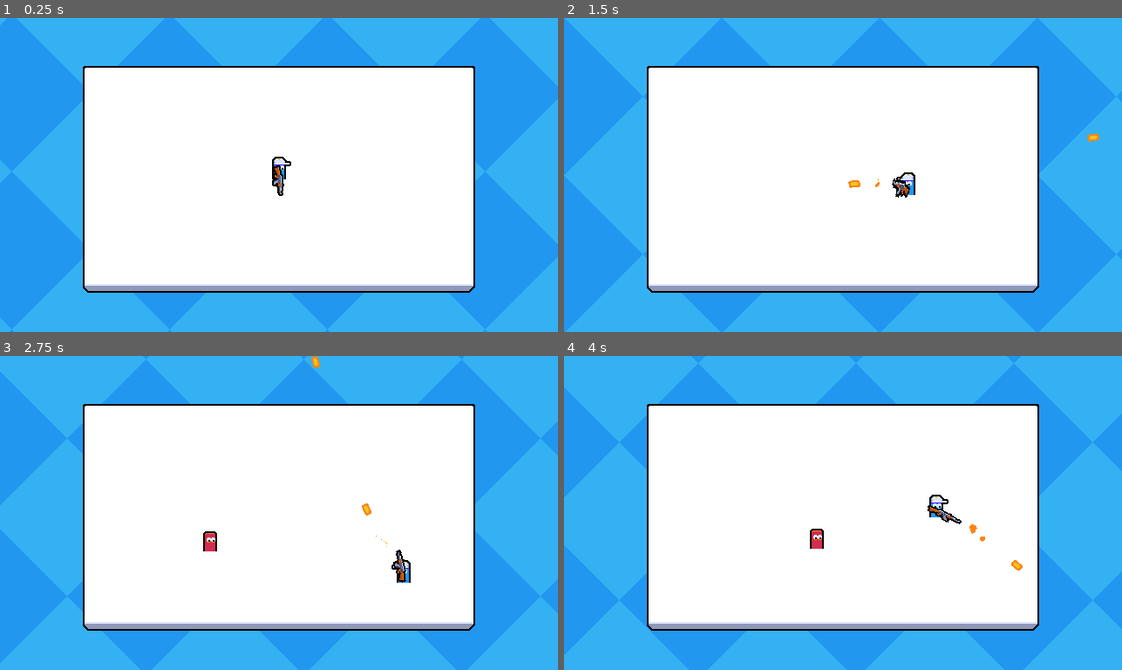
Above: before the commit, frames 1-4 (two rows, left to right).
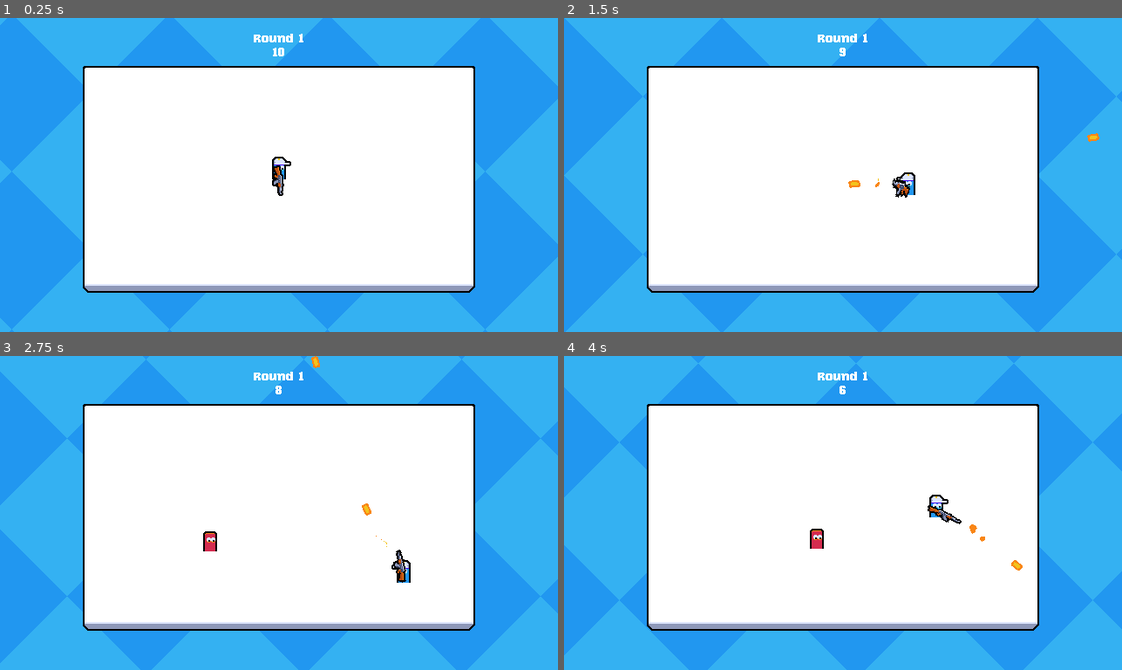
Above: after the commit, the same moments.

Repository: mpowell773/Godot_Multiplayer_Tut
Game: Godot game, scene res://main.tscn
The game is run twice, just before and just after one commit, with the same random seed, the same clock (stepped at 60 frames per second) and the same inputs. This scene is started directly instead of the project's main scene.
Inputs (mouse positions are in pixels of both pictures, inside the frame that each line leads up to):
- Up to frame 1 (0.25 s): no input
- Up to frame 2 (1.5 s): move the mouse to (965, 159) at 0.52 s; press the mouse at (965, 159) at 0.53 s; hold D (move_right) 0.53-1.28 s; move the mouse to (731, 190) at 1.27 s; release the mouse at (731, 190) at 1.28 s; hold S (move_down) from 1.28 s (still down); click (731, 190) at 1.35 s
- Up to frame 3 (2.75 s): move the mouse to (334, 443) at 2.02 s; release S (move_down) at 2.03 s; press the mouse at (334, 443) at 2.03 s; hold D (move_right) from 2.03 s (still down)
- Up to frame 4 (4 s): move the mouse to (815, 575) at 2.77 s; release D (move_right) at 2.78 s; release the mouse at (815, 575) at 2.78 s; hold W (move_up) 2.78-3.53 s; click (815, 575) at 2.85 s; move the mouse to (1010, 560) at 3.52 s; press the mouse at (1010, 560) at 3.53 s; hold A (move_left) from 3.53 s (still down)

The runs differ from the first frame. In frame 1, 0.2% of the frame differs, in the area x 45-55%, y 5-13%; in frame 2, 0.2%; in frame 3, 0.2%; in frame 4, 0.2%.

Commit message:
Add round timer ui

Diff:
--- a/main.tscn
+++ b/main.tscn
@@ -3,6 +3,7 @@
 [ext_resource type="Script" uid="uid://dbf80enmey3dy" path="res://main.gd" id="1_ig7tw"]
 [ext_resource type="Texture2D" uid="uid://dslgxo1vhsg40" path="res://assets/arena.png" id="2_0xm2m"]
 [ext_resource type="PackedScene" uid="uid://b5vuj4txjpvtm" path="res://manager/enemy_manager.tscn" id="2_h2yge"]
+[ext_resource type="PackedScene" uid="uid://dfossglbvvxpk" path="res://ui/game_ui/game_ui.tscn" id="4_1bvp3"]
 
 [sub_resource type="RectangleShape2D" id="RectangleShape2D_g4v7s"]
 size = Vector2(32, 300)
@@ -20,6 +21,9 @@
 [node name="MultiplayerSpawner" type="MultiplayerSpawner" parent="." unique_id=1327038342]
 _spawnable_scenes = PackedStringArray("uid://cmsm71jq22qef", "uid://dea55va7q7xfs")
 spawn_path = NodePath("../YSortRoot")
+
+[node name="GameUI" parent="." unique_id=1040535599 node_paths=PackedStringArray("enemy_manager") instance=ExtResource("4_1bvp3")]
+enemy_manager = NodePath("../EnemyManager")
 
 [node name="PlayerSpawnPosition" type="Marker2D" parent="." unique_id=564041324]
 position = Vector2(320, 185)
--- a/manager/enemy_manager.gd
+++ b/manager/enemy_manager.gd
@@ -1,4 +1,8 @@
+class_name EnemyManager
 extends Node
+
+
+signal round_began(round_number: int)
 
 const ROUND_BASE_TIME: int = 10
 const ROUND_GROWTH: int = 5
@@ -24,6 +28,10 @@
 	begin_round()
 
 
+func get_round_time_remaining() -> float:
+	return round_timer.time_left
+
+
 func begin_round() -> void:
 	round_count += 1
 	round_timer.wait_time = ROUND_BASE_TIME + ((round_count - 1) * ROUND_GROWTH)
@@ -33,7 +41,7 @@
 		 ((round_count - 1) * ENEMY_SPAWN_TIME_GROWTH)
 	spawn_interval_timer.start()
 
-	print("beginning round %s" % round_count)
+	round_began.emit(round_count)
 
 
 func check_round_completed() -> void:
--- a/project.godot
+++ b/project.godot
@@ -29,6 +29,10 @@
 window/size/viewport_width=640
 window/size/viewport_height=360
 window/stretch/mode="viewport"
+
+[gui]
+
+theme/custom="uid://05ov1w73jaav"
 
 [input]
 
--- /dev/null
+++ b/resources/theme.tres
@@ -0,0 +1,7 @@
+[gd_resource type="Theme" format=3 uid="uid://05ov1w73jaav"]
+
+[ext_resource type="FontFile" uid="uid://b8qrpq462xs5d" path="res://resources/font/KarenFat.ttf" id="1_d4nwg"]
+
+[resource]
+default_font = ExtResource("1_d4nwg")
+default_font_size = 16
--- /dev/null
+++ b/ui/game_ui/game_ui.gd
@@ -0,0 +1,19 @@
+extends CanvasLayer
+
+
+@export var enemy_manager: EnemyManager
+
+@onready var timer_label: Label = %TimerLabel
+@onready var round_label: Label = %RoundLabel
+
+
+func _ready() -> void:
+	enemy_manager.round_began.connect(_on_round_began)
+
+
+func _process(_delta: float) -> void:
+	timer_label.text = str(ceili(enemy_manager.get_round_time_remaining()))
+
+
+func _on_round_began(round_count: int) -> void:
+	round_label.text = "Round %s" % round_count
--- /dev/null
+++ b/ui/game_ui/game_ui.tscn
@@ -0,0 +1,34 @@
+[gd_scene format=3 uid="uid://dfossglbvvxpk"]
+
+[ext_resource type="Script" uid="uid://bncfd1bwim4ai" path="res://ui/game_ui/game_ui.gd" id="1_5rq5h"]
+
+[node name="GameUI" type="CanvasLayer" unique_id=1040535599]
+script = ExtResource("1_5rq5h")
+
+[node name="MarginContainer" type="MarginContainer" parent="." unique_id=2059518817]
+anchors_preset = 15
+anchor_right = 1.0
+anchor_bottom = 1.0
+grow_horizontal = 2
+grow_vertical = 2
+theme_override_constants/margin_top = 16
+
+[node name="VBoxContainer" type="VBoxContainer" parent="MarginContainer" unique_id=256255043]
+layout_mode = 2
+size_flags_horizontal = 4
+size_flags_vertical = 0
+theme_override_constants/separation = 0
+
+[node name="RoundLabel" type="Label" parent="MarginContainer/VBoxContainer" unique_id=965927485]
+unique_name_in_owner = true
+layout_mode = 2
+size_flags_horizontal = 4
+size_flags_vertical = 0
+text = "Round 1"
+
+[node name="TimerLabel" type="Label" parent="MarginContainer/VBoxContainer" unique_id=255992633]
+unique_name_in_owner = true
+layout_mode = 2
+size_flags_horizontal = 4
+size_flags_vertical = 0
+text = "30"
Binary file added: resources/font/KarenFat.ttf
Not shown, added: resources/font/KarenFat.ttf.import
Not shown, added: ui/game_ui/game_ui.gd.uid
